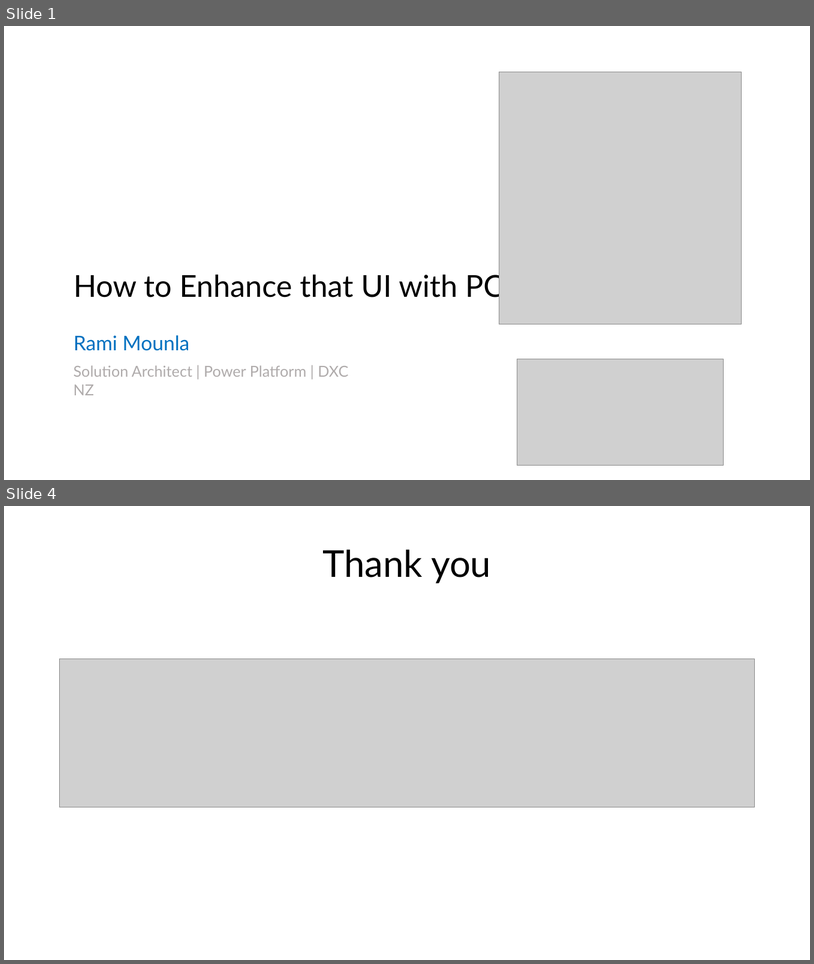
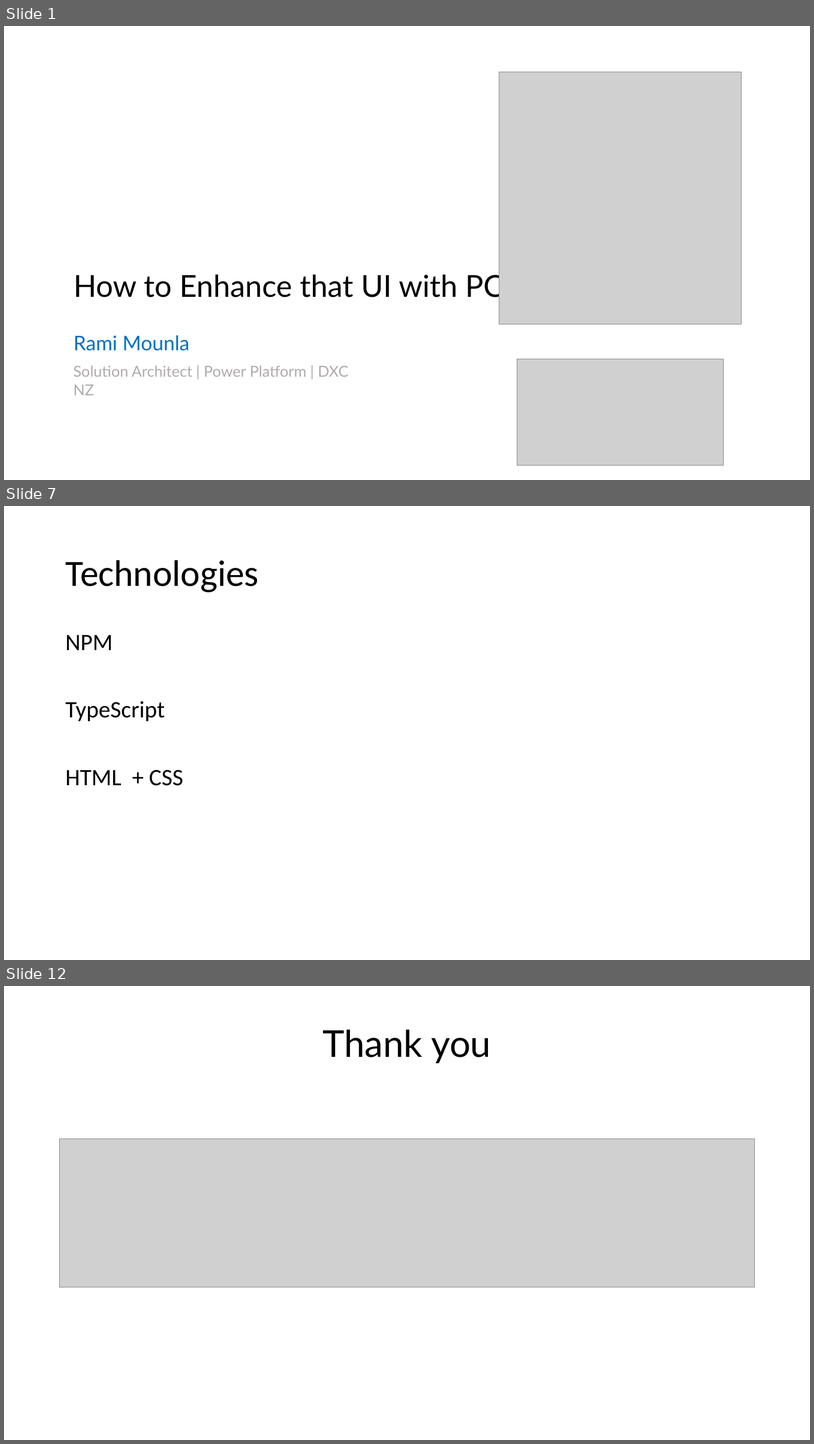
Before and after one commit to ramimounla/GlobalPowerPlatformBootcamp, a slide deck: Slides/Rami Mounla - How to enhance that UI with PCF - 300 GPPB Wellington.pptx. Shown one above the other, each under a label of ours: slides 1 and 4 before the commit, slides 1, 7 and 12 after it; the slides between them are not shown. The pictures are 814x964 and 814x1444 pixels, drawn with LibreOffice and Linux fonts; fonts in the diff are those of the drawing; grey boxes stand for pictures; background and template pictures are left out. Boxes give left, top, right and bottom in pixels: in the first picture for what was removed or moved away, otherwise in the second. Text is boxed around its words. In the diff, an @@ line names an element or a change of style, - is before the commit and + after.

```diff
--- a/Slides/Rami Mounla - How to enhance that UI with PCF - 300 GPPB Wellington.pptx
+++ b/Slides/Rami Mounla - How to enhance that UI with PCF - 300 GPPB Wellington.pptx
@@ slide 7 added at [4, 506, 810, 960], background picture (left out) @@
@@ title added at [65, 560, 259, 592], 44 pt, text #000000 @@
+Technologies
@@ text added at [65, 635, 183, 786], 28 pt, text #000000 @@
+NPM
+TypeScript
+HTML + CSS
@@ what was slide 4 is now slide 12 @@
```
Also in this commit, not shown: 9 other slides added, 2 slides removed.
